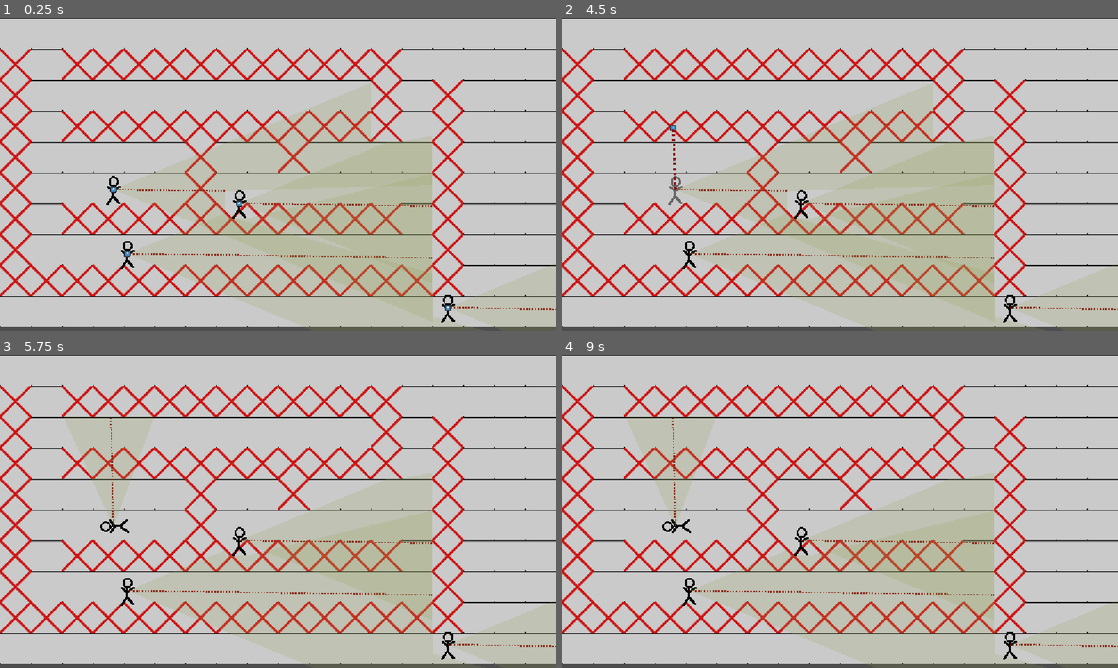
Above: before the commit, frames 1-4 (two rows, left to right).
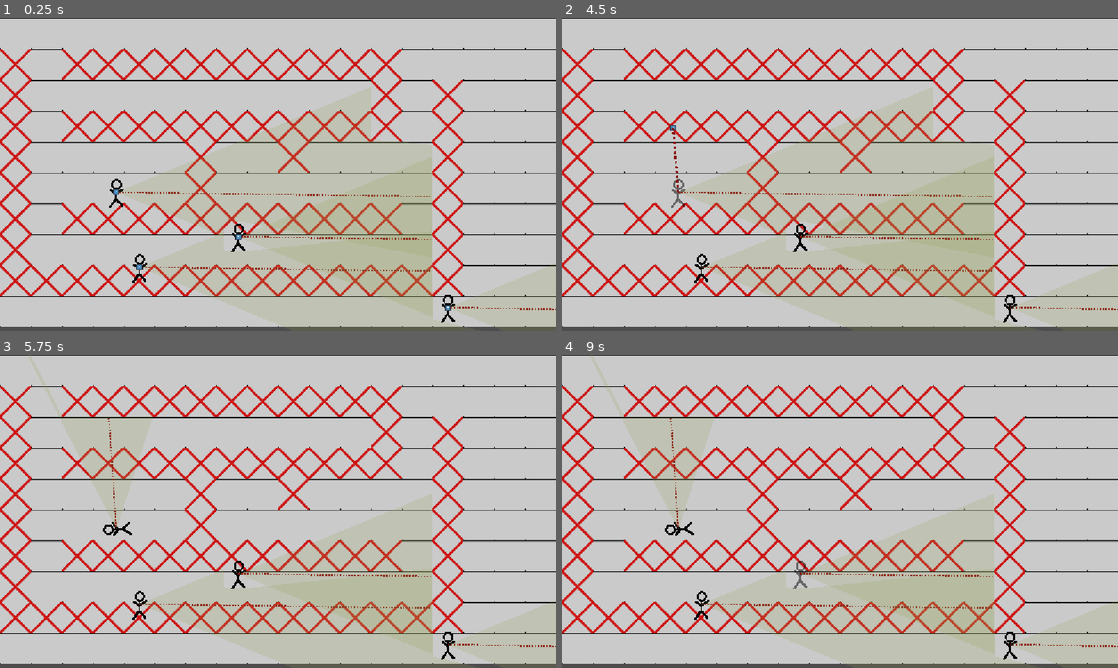
Above: after the commit, the same moments.

Repository: NevenIlincic/Tactical_Move
Game: Godot game, scene res://Scenes/Test_Scene.tscn
Same seed, same stepped clock (60 frames per second), same inputs: the game is played once before the commit and once after it. The engine's default icon, where the game draws it, is replaced by a stand-in: a white triangle on a blue panel in a dark square.
Inputs (mouse positions are in pixels of both pictures, inside the frame that each line leads up to):
- Up to frame 1 (0.25 s): no input
- Up to frame 2 (4.5 s): tap Enter at 0.5 s; move the mouse to (689, 252) at 0.52 s; tap Space (move_confirm) at 0.6, 1.55, 2.75, 2.85 s; click (689, 252) at 0.67 s; tap Z (move_state) at 0.8, 1.35, 2.3, 3.6 s; tap W (reset_look_at_path) at 1.25, 3.5 s; move the mouse to (1012, 309) at 1.27 s; click (1012, 309) at 1.42 s; tap Q (reset_path) at 2, 4.25 s; move the mouse to (801, 202) at 2.02 s; press the mouse at (801, 202) at 2.03 s; move the mouse to (673, 190) at 2.77 s; release the mouse at (673, 190) at 2.78 s; click (673, 190) at 2.92 s; move the mouse to (1006, 221) at 3.52 s; click (1006, 221) at 3.67 s; move the mouse to (673, 127) at 4.27 s; right-click (673, 127) at 4.35 s; click (673, 127) at 4.42 s
- Up to frame 3 (5.75 s): tap Space (move_confirm) at 4.55, 5.1 s; move the mouse to (305, 511) at 5.02 s; click (305, 511) at 5.17 s; tap Z (move_state) at 5.3 s
- Up to frame 4 (9 s): move the mouse to (756, 433) at 5.77 s; tap Z (move_state) at 5.85, 6.8, 8.1 s; click (756, 433) at 5.92 s; tap Space (move_confirm) at 6.05, 7.35 s; move the mouse to (962, 495) at 6.52 s; press the mouse at (962, 495) at 6.53 s; move the mouse to (728, 527) at 7.27 s; release the mouse at (728, 527) at 7.28 s; click (728, 527) at 7.42 s; move the mouse to (895, 442) at 8.02 s; click (895, 442) at 8.17 s; move the mouse to (812, 574) at 8.77 s; right-click (812, 574) at 8.85 s; click (812, 574) at 8.92 s

The runs differ from the first frame. In frame 1, 1.6% of the frame differs, in the area x 19-84%, y 29-99%; in frame 2, 1.6%; in frame 3, 1.4%; in frame 4, 1.4%.

Commit message:
[ADD] ActionState

Diff:
--- a/Scenes/Test_Scene.tscn
+++ b/Scenes/Test_Scene.tscn
@@ -45,9 +45,6 @@
 
 [node name="Path_Line" type="Line2D" parent="." unique_id=780851806]
 
-[node name="Player" parent="." unique_id=1108589071 instance=ExtResource("4_10mtb")]
-position = Vector2(264, 488)
-
 [node name="Player2" parent="." unique_id=2120155671 instance=ExtResource("4_10mtb")]
 position = Vector2(928, 600)
 current_engagement_rule = 2
@@ -72,11 +69,14 @@
 [node name="CollisionShape2D" type="CollisionShape2D" parent="StaticBody2D3" unique_id=357753609]
 shape = SubResource("RectangleShape2D_fhwqp")
 
-[node name="Player3" parent="." unique_id=1999289494 instance=ExtResource("4_10mtb")]
-position = Vector2(496, 384)
-
 [node name="Enemy" parent="." unique_id=1440065138 instance=ExtResource("5_svcn8")]
 position = Vector2(1040, 32)
 
-[node name="Player4" parent="." unique_id=1917919051 instance=ExtResource("4_10mtb")]
-position = Vector2(235, 355)
+[node name="Player" parent="." unique_id=1108589071 instance=ExtResource("4_10mtb")]
+position = Vector2(241, 361)
+
+[node name="Player3" parent="." unique_id=933176661 instance=ExtResource("4_10mtb")]
+position = Vector2(289, 516)
+
+[node name="Player4" parent="." unique_id=1948750327 instance=ExtResource("4_10mtb")]
+position = Vector2(494, 453)
--- a/Scenes/test_scene.gd
+++ b/Scenes/test_scene.gd
@@ -9,8 +9,8 @@
 
 var list_occupied_tiles: Array[Vector2i]
 
-var players: Array[Player]
-var enemies: Dictionary = {}
+var players: Dictionary = {} #Player
+var enemies: Dictionary = {} #Enemy
 var num_finished_player_turns: int = 0
 
 var current_state: State
@@ -18,9 +18,7 @@
 func _ready() -> void:
 	for player in get_tree().get_nodes_in_group("Player"):
 		if player is Player:
-			var starting_tile: Vector2i = tile_map.local_to_map(tile_map.to_local(player.global_position))
-			player.starting_tile = starting_tile
-			players.append(player)
+			players[player] = true
 	for enemy in get_tree().get_nodes_in_group("enemy_node"):
 		if enemy is Enemy:
 			enemies[enemy] = true
@@ -28,9 +26,12 @@
 	Signals.get_alive_enemies.emit(enemies)
 	setup_grid()
 	connect_to_signals()
-	current_state = PlayerSetMoveState.new([self, players])
+	current_state = PlayerSetMoveState.new([self])
 
-func get_alive_players() -> Array[Player]:
+func _physics_process(delta: float) -> void:
+	current_state._physics_process(delta)
+
+func get_alive_players() -> Dictionary:
 	return players
 
 func get_alive_enemies() -> Dictionary:
--- a/Scripts/Managers/enemy_manager.gd
+++ b/Scripts/Managers/vision_manager.gd
@@ -1,57 +1,23 @@
-#extends Node2D
-#
-#var alive_enemies: Dictionary
-#
-#var last_frame_visible_enemies: Dictionary = {}
-#var current_frame_visible_enemies: Dictionary = {}
-#
-#func _ready() -> void:
-	#Signals.get_alive_enemies.connect(_on_get_enemies)
-	#Signals.report_enemy_seen.connect(_on_enemy_seen_report)
-#
-#func _process(delta: float) -> void:
-	#for enemy in current_frame_visible_enemies:
-		#if not last_frame_visible_enemies.has(enemy):
-			#Signals.show_enemy.emit(enemy)
-		#last_frame_visible_enemies[enemy] = 0
-		#
-	#var enemies_to_remove = []
-	#for enemy in last_frame_visible_enemies:
-		#if not current_frame_visible_enemies.has(enemy):
-			#last_frame_visible_enemies[enemy] += 1
-			#if last_frame_visible_enemies[enemy] > 15:
-				#Signals.hide_enemy.emit(enemy)
-				#enemies_to_remove.append(enemy)
-	#
-	#for enemy in enemies_to_remove:
-		#last_frame_visible_enemies.erase(enemy)
-	#current_frame_visible_enemies.clear()
-#
-#func _on_enemy_seen_report(enemy: Enemy):
-	#current_frame_visible_enemies[enemy] = true
-#
-#func _on_get_enemies(enemies: Dictionary):
-	#alive_enemies = enemies
-#
-#func get_enemies() -> Dictionary:
-	#return alive_enemies
-#
-#func remove_from_alive_enemies(enemy: Enemy):
-	#alive_enemies.erase(enemy)
-
 extends Node2D
+class_name VisionManager
 
 var alive_enemies: Dictionary
 
 # Pamtićemo parove: { enemy: { player1: true, player2: true } }
-var last_frame_visible_enemies: Dictionary = {}
-var current_frame_visible_enemies: Dictionary = {}
+var last_frame_visible_enemies: Dictionary
+var current_frame_visible_enemies: Dictionary
 
-func _ready() -> void:
+func _init(enemies: Dictionary) -> void:
+	alive_enemies = enemies
+	last_frame_visible_enemies = {}
+	current_frame_visible_enemies = {}
+	connect_to_signals()
+
+func connect_to_signals():
 	Signals.get_alive_enemies.connect(_on_get_enemies)
 	Signals.report_enemy_seen.connect(_on_enemy_seen_report)
 
-func _process(delta: float) -> void:
+func handle_enemy_visibility(delta: float):
 	for enemy in current_frame_visible_enemies:
 		if not last_frame_visible_enemies.has(enemy):
 			var players: Array[Player] =[]
@@ -68,7 +34,7 @@
 		if not current_frame_visible_enemies.has(enemy):
 			last_frame_visible_enemies[enemy]["counter"] += 1
 
-			if last_frame_visible_enemies[enemy]["counter"] > 15:
+			if last_frame_visible_enemies[enemy]["counter"] > 5:
 				var players: Array[Player] = []
 				for key in last_frame_visible_enemies[enemy].keys():
 					if not key is String:
@@ -81,6 +47,7 @@
 		last_frame_visible_enemies.erase(enemy)
 
 	current_frame_visible_enemies.clear()
+
 func _on_enemy_seen_report(enemy: Enemy, player: Node):
 	if not current_frame_visible_enemies.has(enemy):
 		current_frame_visible_enemies[enemy] = {}
--- a/Scripts/Player/player.gd
+++ b/Scripts/Player/player.gd
@@ -3,7 +3,6 @@
 
 var starting_tile: Vector2i
 var target_tile: Vector2i
-var is_moving: bool = false
 var is_selected: bool = false
 
 var player_path: Array[Vector2]
@@ -36,12 +35,26 @@
 var rays: Array[RayCast2D] = []
 var point_to_look
 
+var is_walking: bool = false
+var is_shooting: bool = false
+var enemies_in_sight: Dictionary = {} #{Enemy: true}
 
 func _ready() -> void:
 	player_path.append(global_position)
 	set_up_lines_data()
 	connect_to_signals()
 
+func is_player_walking() -> bool:
+	return is_walking
+func has_enemies_in_sight() -> bool:
+	return not enemies_in_sight.is_empty()
+func is_player_shooting() -> bool:
+	return is_shooting
+
+#Checks if player is in his finished state
+func is_in_finished_state():
+	return not is_player_walking() and not is_player_shooting() and not has_enemies_in_sight()
+
 func set_up_lines_data():
 	player_path_line.add_point(global_position)
 	player_look_at_line.add_point(global_position)
@@ -54,15 +67,6 @@
 
 func _physics_process(delta: float) -> void:
 	vision_polygon.update_vision()
-	if is_moving:
-		if enemy_to_shoot:
-			if follow_enemy_with_rotation:
-				set_point_to_look(enemy_to_shoot)
-
-		set_player_looking_at()
-		vision_polygon.update_vision()
-		move_player_look_at_line_start_position()
-		gradually_remove_path_line()
 		#if enemy_to_shoot:
 			##print("PUC PUC!")
 			#if follow_enemy_with_rotation:
@@ -71,6 +75,20 @@
 				#set_player_looking_at()
 		#else:
 			#set_player_looking_at()
+
+#Called when ActionState
+func do_while_action(delta: float):
+	check_is_enemy_in_sight()
+	set_player_looking_at()
+	#vision_polygon.update_vision()
+	move_player_look_at_line_start_position()
+	gradually_remove_path_line()
+
+func check_is_enemy_in_sight():
+	if enemy_to_shoot:
+		if follow_enemy_with_rotation:
+			set_point_to_look(enemy_to_shoot)
+
 func gradually_remove_path_line():
 	if player_path_line.get_point_count() > 1:
 		player_path_line.set_point_position(0, global_position)
@@ -138,16 +156,16 @@
 		tween.kill()
 
 #Executes when player confirmes end moves
-func move(tile_map: TileMapLayer):
+func do_actions():
 	player_look_at_line.reset_path()
-	is_moving = true
 	#num_available_steps -= num_steps_to_do
-	await do_actions()
+	await move()
 	on_move_finished()
 
 var rotation_tween: Tween
 var move_tween: Tween
-func do_actions():
+func move():
+	is_walking = true
 	rotation_tween = create_tween()
 	move_tween = create_tween()
 	do_initial_player_rotation(rotation_tween)
@@ -158,15 +176,10 @@
 		await rotation_tween.finished
 
 func on_move_finished():
-	is_moving = false
+	is_walking = false
 	player_path.clear()
 	point_to_look = null
 	player_path.append(global_position)
-
-func check_has_player_finished_move():
-	if not is_moving:
-		Signals.player_move_finished.emit()
-
 
 func _on_selection_area_input_event(viewport: Node, event: InputEvent, shape_idx: int) -> void:
 	if event is InputEventMouseButton and event.is_pressed() and event.button_index == MOUSE_BUTTON_LEFT:
@@ -188,15 +201,6 @@
 	player_path.append(global_position)
 	player_path_line.reset_path()
 
-func get_line_length(line: Line2D) -> float:
-	var total_length: float = 0.0
-	var points = line.points
-
-	for i in range(points.size() - 1):
-		total_length += points[i].distance_to(points[i + 1])
-
-	return total_length
-
 func on_engagement_action(enemy: Enemy):
 	match current_engagement_rule:
 		EngagementRules.IGNORE:
@@ -206,12 +210,14 @@
 			enemy_to_shoot = enemy
 			if move_tween and move_tween.is_valid():
 				move_tween.kill()
+			is_walking = false
 			reset_path()
 		EngagementRules.STOP_AND_SHOT_FOLLOWING:
 			enemy_to_shoot = enemy
 			follow_enemy_with_rotation = true
 			if move_tween and move_tween.is_valid():
 				move_tween.kill()
+			is_walking = false
 			reset_path()
 		EngagementRules.MOVE_AND_SHOT_IN_PASSING:
 			enemy_to_shoot = enemy
@@ -223,17 +229,15 @@
 func _on_enemy_seen(enemy: Enemy, players: Array[Player]) -> void:
 	if self not in players:
 		return
-	print("VIDIM GA")
 	enemy.show_enemy()
+	enemies_in_sight[enemy] = true
 	on_engagement_action(enemy)
 
 func _on_enemy_lost(enemy: Enemy, players: Array[Player]) -> void:
 	if self not in players:
 		return
-	print("IZGUBIO GA")
 	enemy.hide_enemy()
+	if enemies_in_sight.has(enemy):
+		enemies_in_sight.erase(enemy)
 	enemy_to_shoot = null
 	point_to_look = null
-		#TEST
-		#if current_engagement_rule == EngagementRules.STOP_AND_SHOT_IN_PASSING or current_engagement_rule == EngagementRules.STOP_AND_SHOT_FOLLOWING:
-			#is_moving = false
--- /dev/null
+++ b/Scripts/State/action_state.gd
@@ -0,0 +1,35 @@
+class_name ActionState extends State
+
+var level: Level
+var vision_manager: VisionManager
+
+var alive_enemies: Dictionary
+var initial_num_alive_enemies: int
+var num_finished_moves: int
+var alive_players: Dictionary
+
+func _init(data: Array):
+	level = data[0]
+	alive_players = level.get_alive_players()
+	initial_num_alive_enemies = len(alive_players)
+	num_finished_moves = 0
+
+	alive_enemies = level.get_alive_enemies()
+	vision_manager = VisionManager.new(alive_enemies)
+
+	for player: Player in alive_players.keys():
+		player.do_actions()
+
+func _unhandled_input(event: InputEvent):
+	pass
+
+func _physics_process(delta: float) -> void:
+	vision_manager.handle_enemy_visibility(delta)
+	var all_players_finished_moves: bool = true
+	for player: Player in alive_players.keys():
+		player.do_while_action(delta)
+		if not player.is_in_finished_state():
+			all_players_finished_moves = false
+	#print(all_players_finished_moves)
+	if all_players_finished_moves:
+		level.set_level_state(PlayerSetMoveState.new([level]))
--- a/Scripts/State/player_move_set_state.gd
+++ b/Scripts/State/player_move_set_state.gd
@@ -2,9 +2,9 @@
 
 #Data variables
 var level: Level
-var alive_players: Dictionary
 
 #Other variables
+var alive_players: Dictionary
 var is_drawing: bool = false
 var player_selection_manager: PlayerSelectionManager
 var occupied_target_tiles: Dictionary = {} #{tile: {player_key: true } }
@@ -12,9 +12,9 @@
 
 
 func _init(data: Array):
+	print("RAZMISLI!")
 	level = data[0]
-	for player: Player in data[1]:
-		alive_players[player] = player.player_path
+	alive_players = level.get_alive_players()
 	player_selection_manager = PlayerSelectionManager.new()
 	connect_to_singals()
 	#fill_occupied_target_tiles_dict()
@@ -27,7 +27,8 @@
 		if player_selection_manager.selected_player:
 			player_selection_manager.deselect_player()
 		if check_is_players_moving_possible():
-			Signals.move_player.emit(level.tile_map)
+			#Signals.move_player.emit(level.tile_map)
+			level.set_level_state(ActionState.new([level]))
 		#else:
 			#print(occupied_target_tiles)
 
@@ -131,3 +132,6 @@
 		if len(target_tile_dict) > 1:
 			return false
 	return true
+
+func _physics_process(delta: float):
+	pass
--- a/Scripts/State/state.gd
+++ b/Scripts/State/state.gd
@@ -7,3 +7,6 @@
 
 @abstract
 func _unhandled_input(event: InputEvent);
+
+@abstract
+func _physics_process(delta: float);
--- a/Scripts/State/test_state.gd
+++ /dev/null
@@ -1,11 +0,0 @@
-class_name TestState extends State
-
-var level: Level
-
-func _init(data: Array):
-	level = data[0]
-
-func _unhandled_input(event: InputEvent):
-	if Input.is_action_just_pressed("move_state"):
-		print("NOVO STANJE!")
-		level.set_level_state(PlayerSetMoveState.new([level]))
--- a/project.godot
+++ b/project.godot
@@ -18,7 +18,6 @@
 [autoload]
 
 Signals="*uid://bsc3uuw8qrlyh"
-EnemyManager="*uid://cvisdfgsub8y5"
 
 [display]
 
Not shown, removed: Scripts/Managers/enemy_manager.gd.uid
Not shown, added: Scripts/Managers/vision_manager.gd.uid
Not shown, added: Scripts/State/action_state.gd.uid
